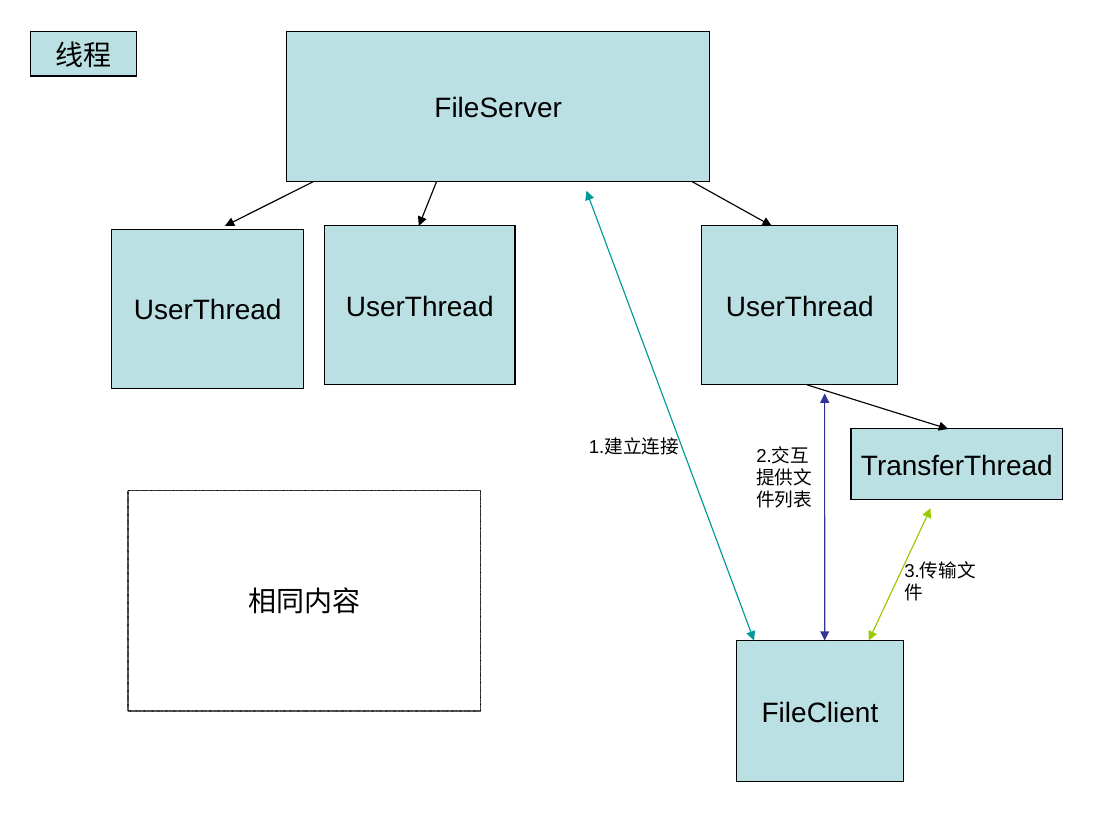
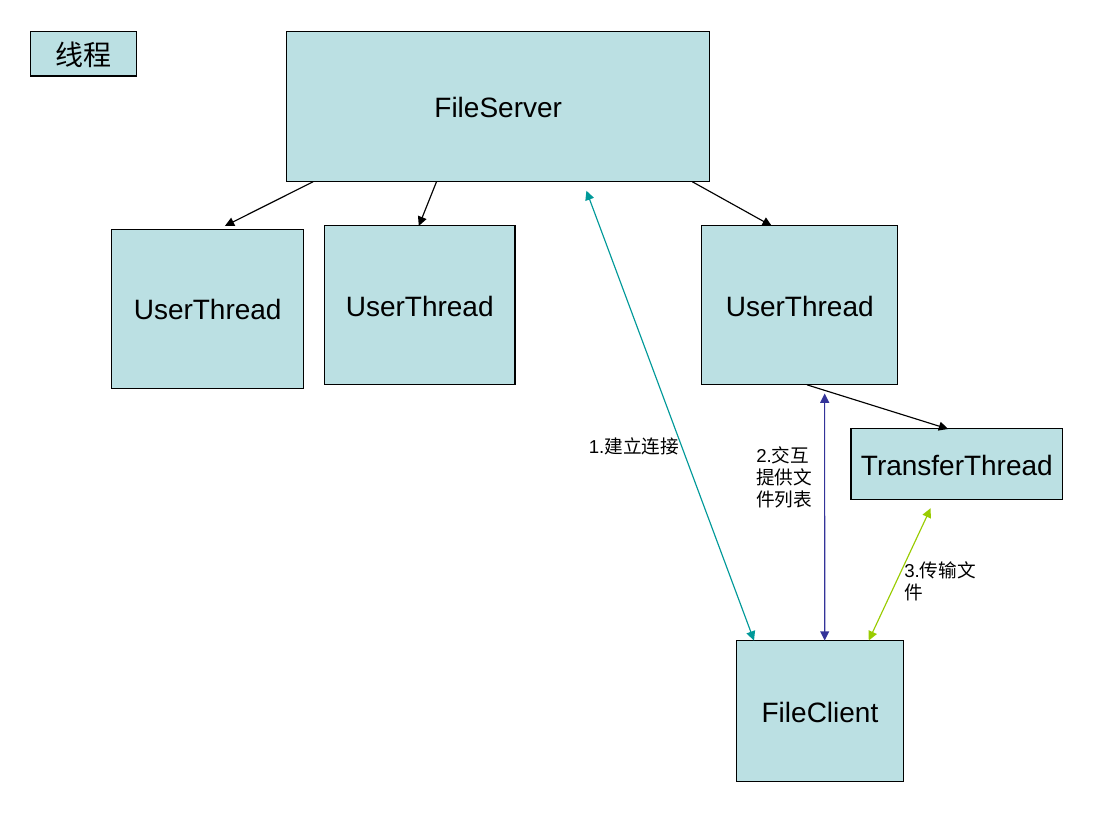
Before and after one commit to antipro/filetransfer, a slide deck: slide 2 of 文件下载程序.ppt. Drawn at 1120x840 pixels with LibreOffice and Linux fonts; fonts in the diff are those of the drawing. Boxes give left, top, right and bottom in pixels: in the first picture for what was removed or moved away, otherwise in the second. Text is boxed around its words. In the diff, an @@ line names an element or a change of style, - is before the commit and + after.

```diff
--- a/文件下载程序.ppt
+++ b/文件下载程序.ppt
@@ rectangle removed at (128,491,480,711) @@
-相同内容
```
Also in this commit, not shown: 2 other files.
